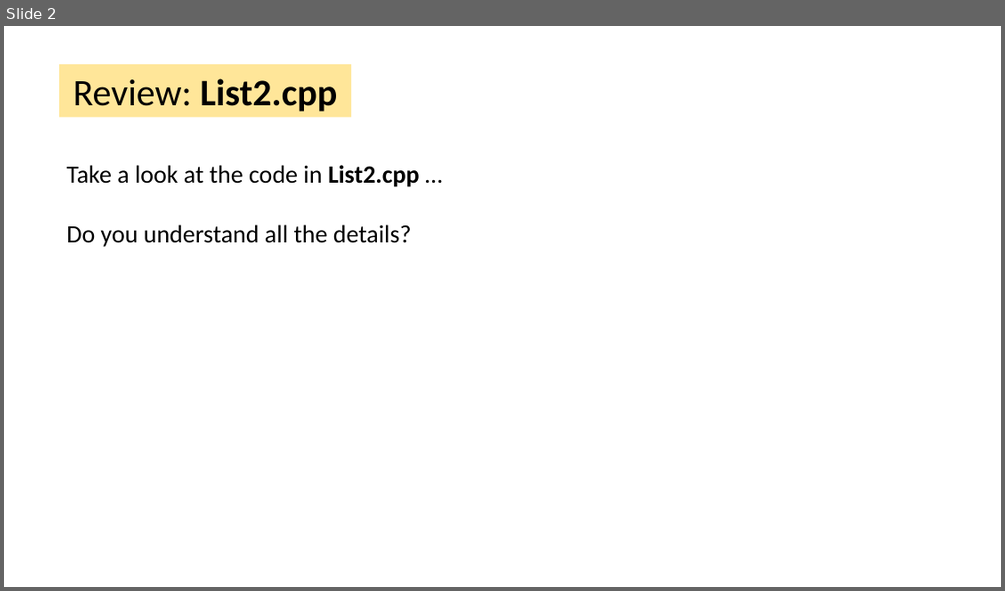
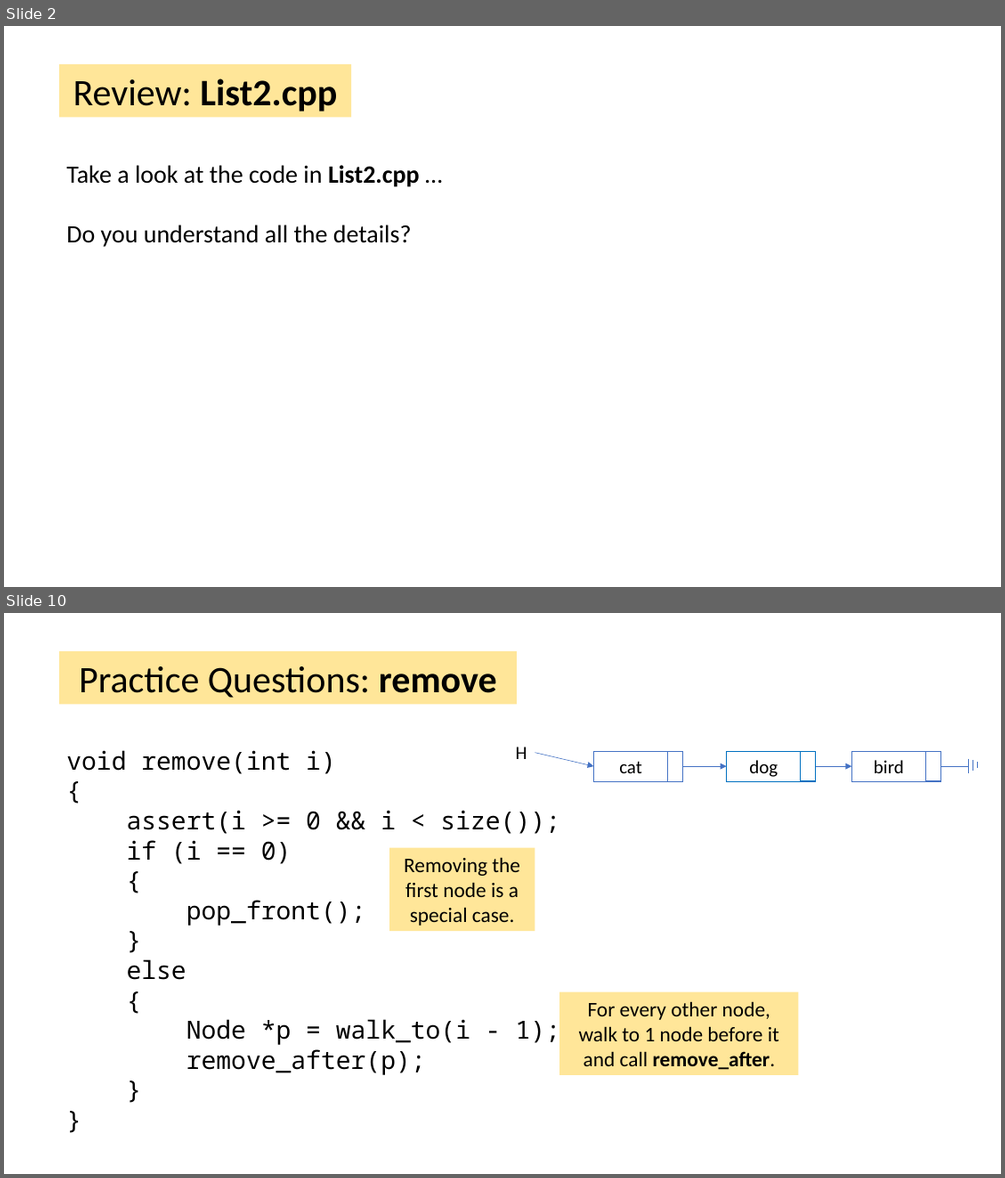
Before and after one commit to tjd1234/cmpt225fall2023, a slide deck: lecture_notes/week3/week3.pptx. Shown one above the other, each under a label of ours: slide 2 before the commit, slides 2 and 10 after it; the slides between them are not shown. The pictures are 1005x591 and 1005x1178 pixels, drawn with LibreOffice and Linux fonts; fonts in the diff are those of the drawing. Boxes give left, top, right and bottom in pixels: in the first picture for what was removed or moved away, otherwise in the second. Text is boxed around its words. In the diff, an @@ line names an element or a change of style, - is before the commit and + after.

```diff
--- a/lecture_notes/week3/week3.pptx
+++ b/lecture_notes/week3/week3.pptx
@@ slide 10 added at (x1=4, y1=613, x2=1001, y2=1174), background #FFFFFF @@
@@ rectangle added at (x1=59, y1=651, x2=517, y2=705), fill #FFE699, 36 pt, text #000000 @@
+Practice Questions: remove
@@ text added at (x1=66, y1=750, x2=560, y2=1075), 24 pt, text #000000 @@
+void remove(int i)
+{
+assert(i >= 0 && i < size());
+if (i == 0)
+{
+pop_front();
+}
+else
+{
+Node *p = walk_to(i - 1);
+remove_after(p);
+}
+}
@@ text added at (x1=516, y1=747, x2=527, y2=759), 18 pt, text #000000 @@
+H
@@ arrow added from (535, 753) to (594, 766), #4472C4 0.5 pt @@
@@ rectangle added at (x1=594, y1=751, x2=668, y2=781), outline #4472C4 0.75 pt, 18 pt, text #000000 @@
+cat
@@ rectangle added at (x1=668, y1=751, x2=683, y2=781), outline #4472C4 0.75 pt @@
@@ arrow added from (683, 766) to (727, 766), #4472C4 0.5 pt @@
@@ rectangle added at (x1=727, y1=751, x2=801, y2=781), outline #0070C0 0.75 pt, 18 pt, text #000000 @@
+dog
@@ rectangle added at (x1=801, y1=751, x2=816, y2=781), outline #0070C0 1 pt @@
@@ arrow added from (816, 766) to (852, 766), #4472C4 0.5 pt @@
@@ group added at (x1=852, y1=751, x2=978, y2=781): 5 lines, 2 rectangles @@
+bird
@@ rectangle added at (x1=390, y1=848, x2=535, y2=931), fill #FFE699, 20 pt, text #000000 @@
+Removing the first node is a special case.
@@ rectangle added at (x1=559, y1=992, x2=798, y2=1075), fill #FFE699, 20 pt, text #000000 @@
+For every other node, walk to 1 node before it and call remove_after.
```
Also in this commit, not shown: 4 slides changed, 5 other slides added, 5 other files.
